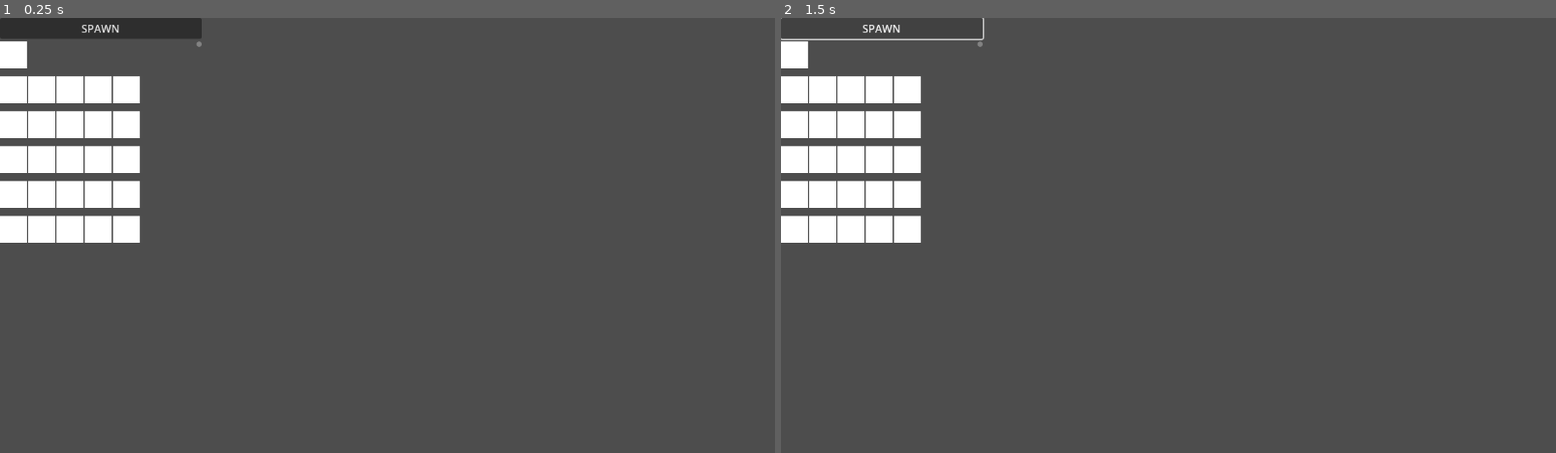
Above: before the commit, frames 1-2 (left to right).
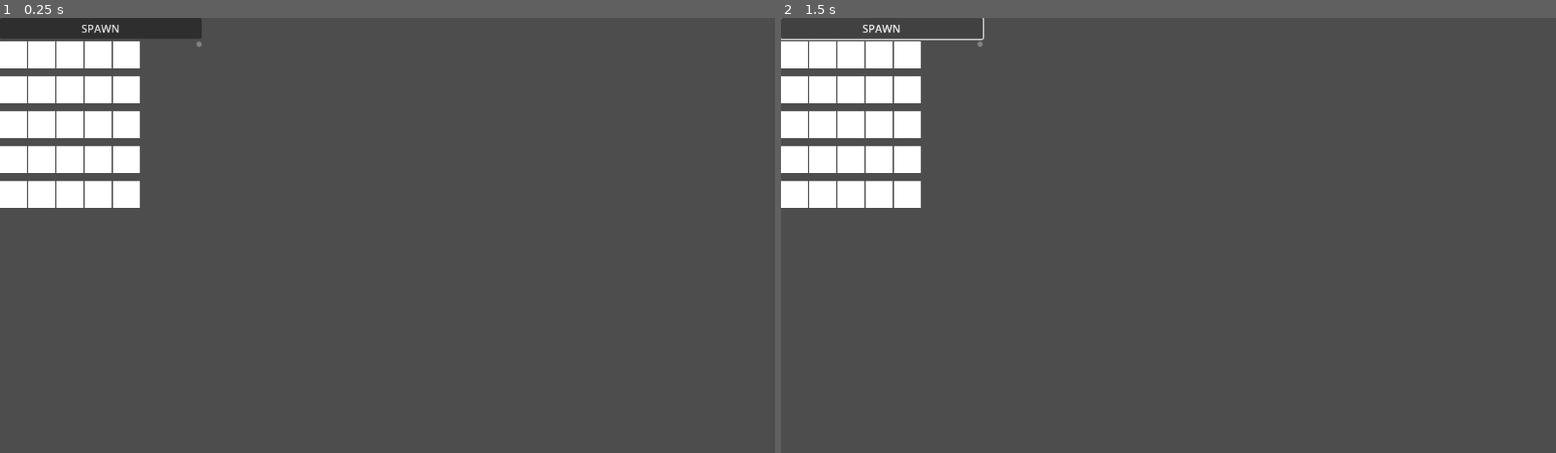
Above: after the commit, the same moments.

Repository: Ihmayor/Growup_GameJam_2025
Game: Godot game, scene res://scenes/GardenUI.tscn
Two runs of this game, one before a commit and one after it. Both use one fixed random seed, a clock stepped at 60 frames per second and the inputs below. Before the commit the project has no main scene; this scene is started directly in both runs.
Inputs (mouse positions are in pixels of both pictures, inside the frame that each line leads up to):
- Up to frame 1 (0.25 s): no input
- Up to frame 2 (1.5 s): click (788, 52) at 0.52 s; click "SPAWN" at 1.25 s

The runs differ from the first frame. In frame 1, 2.0% of the frame differs, in the area x 0-19%, y 5-52%; in frame 2, 2.0%.

Commit message:
Comitting Data

Diff:
--- /dev/null
+++ b/grow_up_game_jam_2025/Plant_Boost.gd
@@ -0,0 +1,26 @@
+extends Node
+
+signal on_final_plant_placed
+
+func _ready():
+	pass
+
+func _process(delta: float):
+	calculate_plant_total()
+	pass
+
+func calculate_plant_total():
+	#get data socre
+	#for each plant
+	#check each neighbouring plant
+	#check if matched dependency = plant base stat * 2
+	#check if mismatched dependency exist && mismatched dependency = plant_base_state /2
+	# add to total for plant
+	# then add to grand total for score
+	#update data score
+	pass
+
+func compare_to_limit_for_level():
+	#subtract value from data score then add back
+	#for next level
+	pass
--- a/grow_up_game_jam_2025/main_garden.tscn
+++ b/grow_up_game_jam_2025/main_garden.tscn
@@ -7,3 +7,5 @@
 [node name="CanvasLayer" type="CanvasLayer" parent="."]
 
 [node name="Garden" parent="CanvasLayer" instance=ExtResource("1_ie1wt")]
+offset_top = -1.0
+offset_bottom = -1.0
--- a/grow_up_game_jam_2025/project.godot
+++ b/grow_up_game_jam_2025/project.godot
@@ -11,8 +11,17 @@
 [application]
 
 config/name="grow_up_game_jam_2025"
+run/main_scene="uid://bbv1r3rtxaboq"
 config/features=PackedStringArray("4.4", "GL Compatibility")
 config/icon="res://icon.svg"
+
+[input]
+
+rotate_clockwise={
+"deadzone": 0.2,
+"events": [Object(InputEventKey,"resource_local_to_scene":false,"resource_name":"","device":-1,"window_id":0,"alt_pressed":false,"shift_pressed":false,"ctrl_pressed":false,"meta_pressed":false,"pressed":false,"keycode":0,"physical_keycode":69,"key_label":0,"unicode":101,"location":0,"echo":false,"script":null)
+]
+}
 
 [rendering]
 
--- a/grow_up_game_jam_2025/scenes/GardenUI.tscn
+++ b/grow_up_game_jam_2025/scenes/GardenUI.tscn
@@ -1,8 +1,7 @@
-[gd_scene load_steps=4 format=3 uid="uid://bbv1r3rtxaboq"]
+[gd_scene load_steps=3 format=3 uid="uid://bbv1r3rtxaboq"]
 
 [ext_resource type="Script" uid="uid://moxmumwfntxg" path="res://scenes/garden_grid.gd" id="1_rpbvd"]
 [ext_resource type="Theme" uid="uid://be0cfe1malgy4" path="res://scripts/resources/Theme/Main_Theme.tres" id="2_bwvbm"]
-[ext_resource type="PackedScene" uid="uid://bdprlbmnbfp5u" path="res://slot.tscn" id="2_nw0t6"]
 
 [node name="Garden" type="Control"]
 layout_mode = 3
@@ -58,11 +57,3 @@
 size_flags_horizontal = 4
 size_flags_vertical = 3
 theme = ExtResource("2_bwvbm")
-
-[node name="HBoxContainer" type="HBoxContainer" parent="GridContainer/MarginContainer/VBoxContainer/ScrollContainer/GridContainer"]
-layout_mode = 2
-theme = ExtResource("2_bwvbm")
-
-[node name="Slot" parent="GridContainer/MarginContainer/VBoxContainer/ScrollContainer/GridContainer/HBoxContainer" instance=ExtResource("2_nw0t6")]
-layout_mode = 2
-size_flags_horizontal = 0
--- a/grow_up_game_jam_2025/scenes/garden_grid.gd
+++ b/grow_up_game_jam_2025/scenes/garden_grid.gd
@@ -2,18 +2,20 @@
 
 @onready var slot_scene = preload("res://slot.tscn");
 @export var main_theme : Theme
+@export var grid_width = 5;
+@export var grid_height = 5;
 
 func _ready() -> void:
 	generate_grid()
 
 func generate_grid() -> void:
-	for i in 5:
+	for i in grid_height:
 		var row = HBoxContainer.new()
 		row.theme = main_theme
+
 		%GridContainer.add_child(row)
-		for j in 5:
+		for j in grid_width:
 			var slot_instance = slot_scene.instantiate()
-			#add children to the row above
 			row.add_child(slot_instance)
 
 func create_slot():
--- a/grow_up_game_jam_2025/scripts/resources/Cucumber.tres
+++ b/grow_up_game_jam_2025/scripts/resources/Cucumber.tres
@@ -6,5 +6,6 @@
 script = ExtResource("1_l0gaf")
 base_stat = 0
 shape = Array[Vector2]([Vector2(0, 0), Vector2(0, 0)])
-compatible_matchup = Array[ExtResource("1_l0gaf")]([])
+compatible_matchup = "Lettuce"
+incompatible_matchup = "Potato"
 metadata/_custom_type_script = "uid://drng3ht5od8gi"
--- a/grow_up_game_jam_2025/scripts/resources/Parsnip.tres
+++ b/grow_up_game_jam_2025/scripts/resources/Eggplant.tres
@@ -1,10 +1,11 @@
 [gd_resource type="Resource" script_class="Plant" load_steps=2 format=3 uid="uid://bt73q2gq4s313"]
 
-[ext_resource type="Script" uid="uid://drng3ht5od8gi" path="res://scripts/resources/Plant.gd" id="1_ww07b"]
+[ext_resource type="Script" uid="uid://drng3ht5od8gi" path="res://scripts/resources/Plant.gd" id="1_jy1ui"]
 
 [resource]
-script = ExtResource("1_ww07b")
+script = ExtResource("1_jy1ui")
 base_stat = 0
 shape = Array[Vector2]([Vector2(0, 0), Vector2(0, 0)])
-compatible_matchup = Array[ExtResource("1_ww07b")]([])
+compatible_matchup = "Cucumber"
+incompatible_matchup = Array[String]([])
 metadata/_custom_type_script = "uid://drng3ht5od8gi"
--- a/grow_up_game_jam_2025/scripts/resources/Lettuce.tres
+++ b/grow_up_game_jam_2025/scripts/resources/Lettuce.tres
@@ -6,5 +6,6 @@
 script = ExtResource("1_6sxgd")
 base_stat = 0
 shape = Array[Vector2]([Vector2(0, 0), Vector2(0, 0)])
-compatible_matchup = Array[ExtResource("1_6sxgd")]([])
+compatible_matchup = ""
+incompatible_matchup = ""
 metadata/_custom_type_script = "uid://drng3ht5od8gi"
--- a/grow_up_game_jam_2025/scripts/resources/Pepper.tres
+++ b/grow_up_game_jam_2025/scripts/resources/Pepper.tres
@@ -6,5 +6,6 @@
 script = ExtResource("1_a15nj")
 base_stat = 0
 shape = Array[Vector2]([Vector2(0, 0), Vector2(0, 0)])
-compatible_matchup = Array[ExtResource("1_a15nj")]([])
+compatible_matchup = "Tomato"
+incompatible_matchup = Array[String]([])
 metadata/_custom_type_script = "uid://drng3ht5od8gi"
--- a/grow_up_game_jam_2025/scripts/resources/Plant.gd
+++ b/grow_up_game_jam_2025/scripts/resources/Plant.gd
@@ -3,4 +3,5 @@
 @export var base_stat : int
 @export var shape: Array[Vector2]
 @export var first_image: Texture2D
-@export var compatible_matchup: Array[Plant]
+@export_enum("Lettuce", "Eggplant", "Pepper", "Potato", "Tomato", "Cucumber") var compatible_matchup: String
+@export_enum("Lettuce", "Eggplant", "Pepper", "Potato", "Tomato", "Cucumber") var incompatible_matchup: Array[String]
--- a/grow_up_game_jam_2025/scripts/resources/Potato.tres
+++ b/grow_up_game_jam_2025/scripts/resources/Potato.tres
@@ -1,9 +1,11 @@
 [gd_resource type="Resource" script_class="Plant" load_steps=2 format=3 uid="uid://c4ujxhrs1k5b"]
 
-[ext_resource type="Script" uid="uid://drng3ht5od8gi" path="res://scripts/resources/Plant.gd" id="1_pm3j7"]
+[ext_resource type="Script" uid="uid://drng3ht5od8gi" path="res://scripts/resources/Plant.gd" id="1_1b04m"]
 
 [resource]
-script = ExtResource("1_pm3j7")
-stat = 0
+script = ExtResource("1_1b04m")
+base_stat = 0
 shape = Array[Vector2]([Vector2(0, 0), Vector2(0, 0)])
+compatible_matchup = ""
+incompatible_matchup = Array[String](["Tomato", "Cucumber"])
 metadata/_custom_type_script = "uid://drng3ht5od8gi"
--- /dev/null
+++ b/grow_up_game_jam_2025/scripts/resources/Theme/GameManager.tscn
@@ -0,0 +1,10 @@
+[gd_scene load_steps=2 format=3 uid="uid://bnbtti7icnei4"]
+
+[ext_resource type="Script" uid="uid://wihnhlq7pyh2" path="res://Plant_Boost.gd" id="1_u1hpr"]
+
+[node name="GameManager" type="Node"]
+script = ExtResource("1_u1hpr")
+
+[node name="FinalCallTimer" type="Timer" parent="."]
+
+[node name="Timer" type="Timer" parent="FinalCallTimer"]
--- /dev/null
+++ b/grow_up_game_jam_2025/scripts/resources/Theme/Level_One.tscn
@@ -0,0 +1,3 @@
+[gd_scene format=3 uid="uid://dwj5jmu7bneas"]
+
+[node name="LevelOne" type="Node2D"]
--- a/grow_up_game_jam_2025/scripts/resources/Tomato.tres
+++ b/grow_up_game_jam_2025/scripts/resources/Tomato.tres
@@ -6,5 +6,6 @@
 script = ExtResource("1_smgcc")
 base_stat = 0
 shape = Array[Vector2]([Vector2(0, 0), Vector2(0, 0)])
-compatible_matchup = Array[ExtResource("1_smgcc")]([])
+compatible_matchup = "Pepper"
+incompatible_matchup = Array[String](["Potato"])
 metadata/_custom_type_script = "uid://drng3ht5od8gi"
--- a/grow_up_game_jam_2025/slot.gd
+++ b/grow_up_game_jam_2025/slot.gd
@@ -2,12 +2,12 @@
 
 var is_mouse_entered:bool
 
-
 func _process(delta:float)-> void:
-	pass;
+	pass
 
 func _unhandled_input(event: InputEvent) -> void:
 	if event is InputEventMouse:
+
 		print(event)
 	if event is InputEventMouseMotion:
 		pass
Not shown, added: grow_up_game_jam_2025/Plant_Boost.gd.uid
Empty file added: grow_up_game_jam_2025/scenes/area_2d.gd
Not shown, added: grow_up_game_jam_2025/scenes/area_2d.gd.uid
